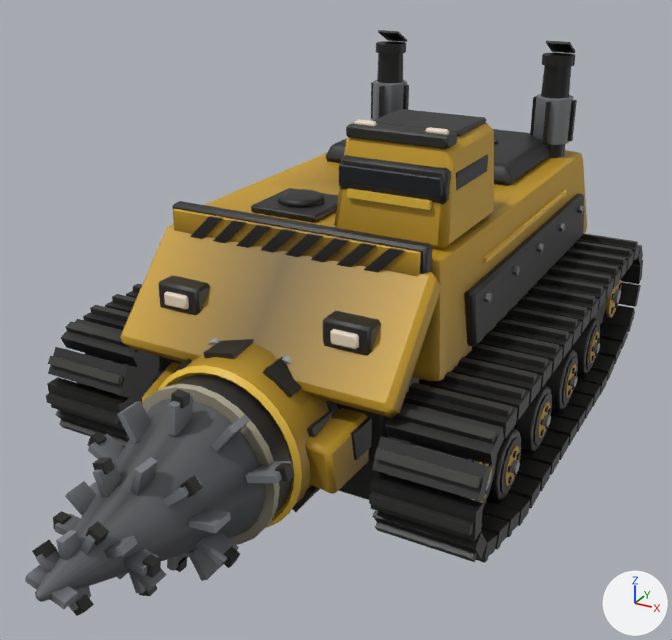
Renders of the glTF model assets/vehicles/ex_crawler_1.glb from each side of a commit.
Before and after are seen from a 50 mm camera at (4.58, -9.53, 5.75) aimed at (0.11, -1.41, 1.69). Arrows for +X, +Y and +Z are at lower right; the lights stay in place. The first picture is the older version. Where no turn or scale is listed for an object, it has been applied to the vertices. Vertices at exactly the same position are counted once.
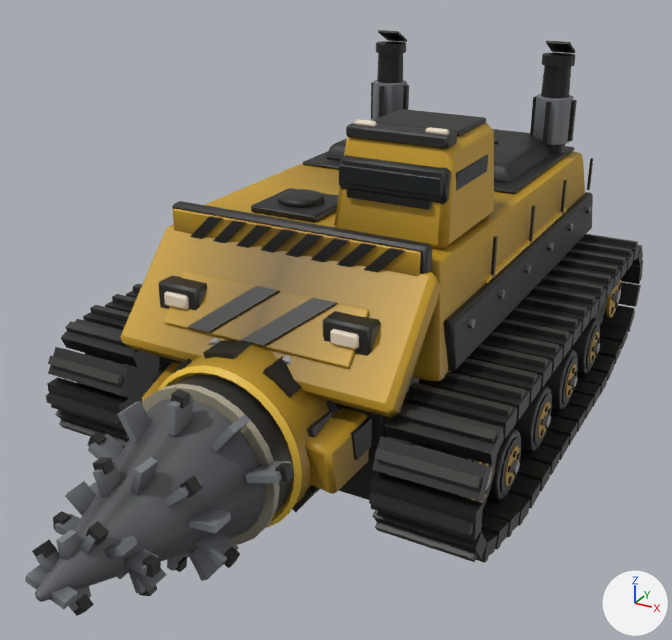
Pixel boxes (x1, y1, x2, y2) of what changed, in the pictures (672 x 640 px; the box of a moved part takes in the faces that stretch with it):
part 1 of me_mesh_0, added: after (587, 158, 593, 190)
part 2 of me_mesh_0, added: after (560, 180, 567, 214)
part 3 of me_mesh_0, added: after (529, 205, 536, 243)
part 4 of me_mesh_0, added: after (491, 236, 498, 277)
part 5 of me_mesh_0, moved or reshaped: before (464, 194, 584, 347); after (443, 192, 593, 372)
part 6 of me_mesh_0, moved or reshaped: before (578, 205, 584, 213); after (586, 206, 591, 214)
part 7 of me_mesh_0, moved or reshaped: before (558, 223, 565, 231); after (568, 223, 574, 231)
part 8 of me_mesh_0, moved or reshaped: before (537, 243, 544, 252); after (547, 242, 554, 251)
part 9 of me_mesh_0, moved or reshaped: before (512, 266, 520, 276); after (524, 264, 531, 274)
part 10 of me_mesh_0, moved or reshaped: before (483, 292, 492, 302); after (498, 289, 505, 299)
part 11 of me_mesh_0, moved or reshaped (not visible before): after (467, 318, 476, 329)
part 12 of me_mesh_0, moved or reshaped: before (483, 190, 567, 262); after (484, 208, 566, 283)
part 13 of me_mesh_0, added: after (303, 146, 575, 194)
part 14 of me_mesh_0, added: after (163, 271, 369, 368)
part 15 of me_mesh_0, added: after (188, 286, 338, 347)
part 16 of me_mesh_0, recoloured: (211, 151, 585, 374) in both
part 17 of me_mesh_0, recoloured (darker): (347, 188, 432, 210) in both

Diff of the bpy script that builds the scene:
```diff
--- a/assets/vehicles/ex_crawler_1.glb.py
+++ b/assets/vehicles/ex_crawler_1.glb.py
@@ me_mesh_0 @@
 # used by ob_mesh_0; location = (-2.45, 3.26, -0.94)
-me_mesh_0.from_pydata(...)  # 3750 vertices, 6460 faces; spans x 0.0..4.9, y -6.72..0.0, z 0.94..5.2
+me_mesh_0.from_pydata(...)  # 3928 vertices, 6760 faces; spans x 0.0..4.9, y -6.72..0.0, z 0.94..5.2
+# me_mesh_0 part 1: a new loose piece, a box spanning x 4.07..4.1, y -0.339..-0.289, z 3.215..3.64, in mat_dark
+# me_mesh_0 part 2: a new loose piece, a box spanning x 4.07..4.1, y -1.589..-1.539, z 3.215..3.64, in mat_dark
+# me_mesh_0 part 3: a new loose piece, a box spanning x 4.07..4.1, y -2.839..-2.789, z 3.215..3.64, in mat_dark
+# me_mesh_0 part 4: a new loose piece, a box spanning x 4.07..4.1, y -4.089..-4.039, z 3.215..3.64, in mat_dark
+# me_mesh_0 part 5: the loose piece of 48 vertices spanning x 4.05..4.21, y -4.81..-0.82, z 2.72..3.3 is multiplied about its middle by the matrix ((0.999, 0.0, 0.008), (0.0, 1.256, 0.0), (0.008, 0.0, 0.904)), then moved by (-0.01, 0.0, -0.09)
+# me_mesh_0 part 6: the loose piece of 12 vertices spanning x 4.17..4.23, y -1.15..-1.05, z 3.12..3.21 is moved by (-0.01, 0.46, -0.13)
+# me_mesh_0 part 7: the loose piece of 12 vertices spanning x 4.17..4.23, y -2.01..-1.91, z 3.12..3.21 is moved by (-0.01, 0.46, -0.13)
+# me_mesh_0 part 8: the loose piece of 12 vertices spanning x 4.17..4.23, y -2.86..-2.76, z 3.12..3.21 is moved by (-0.01, 0.46, -0.13)
+# me_mesh_0 part 9: the loose piece of 12 vertices spanning x 4.17..4.23, y -3.72..-3.62, z 3.12..3.21 is moved by (-0.01, 0.46, -0.13)
+# me_mesh_0 part 10: the loose piece of 12 vertices spanning x 4.17..4.23, y -4.57..-4.47, z 3.12..3.21 is moved by (-0.01, 0.46, -0.13)
+# me_mesh_0 part 11: the loose piece of 12 vertices spanning x 0.67..0.73, y -4.57..-4.47, z 3.12..3.21 is moved by (3.49, -0.4, -0.13)
+# me_mesh_0 part 12: the loose piece of 8 vertices spanning x 4.03..4.07, y -4.24..-1.39, z 3.42..3.46 is moved by (0.02, 0.0, -0.23)
+# me_mesh_0 part 13: a new loose piece of 42 vertices spanning x 1.04..3.85, y -2.81..-0.35, z 3.73..3.78, in mat_trim
+# me_mesh_0 part 14: a new loose piece of 32 vertices spanning x 1.4..3.5, y -6.15..-5.74, z 2.91..3.34, in mat_hull
+# me_mesh_0 part 15: 16 vertices added at x 1.72..3.18, y -6.17..-5.76, z 2.92..3.36
+# me_mesh_0 part 16: 344 kept faces spanning x 0.77..4.13, y -6.66..-0.02, z 1.15..4.72 get new vertex colours; the middle colour goes from yellow #af891c to yellow #ac861c
+# me_mesh_0 part 17: 12 faces spanning x 2.87..3.74, y -5.01..-4.96, z 4.13..4.21 switch from mat_glow to mat_dark
+# other edits to the shape of me_mesh_0 do not show in these pictures
 me_mesh_0.materials.append(mat_hull)
```
